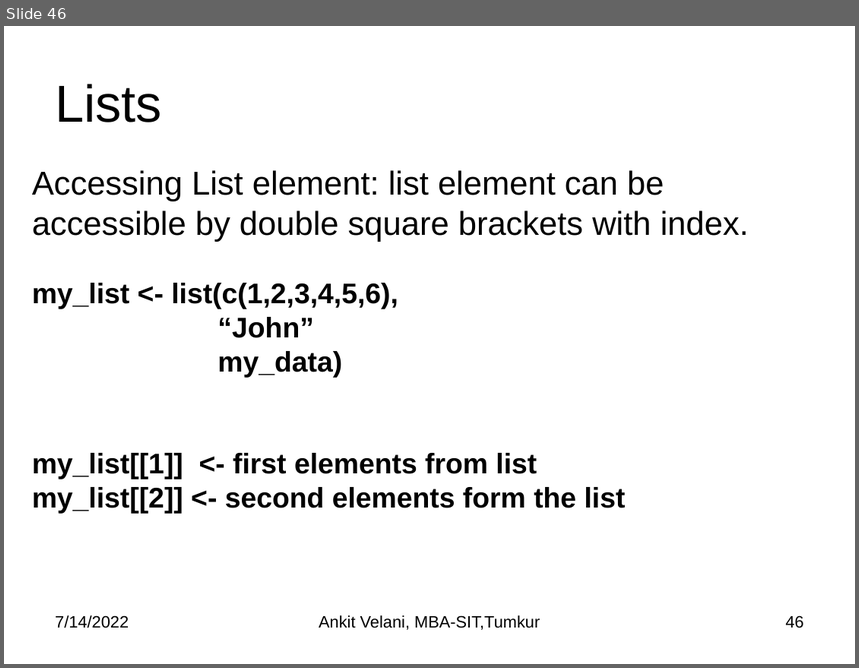
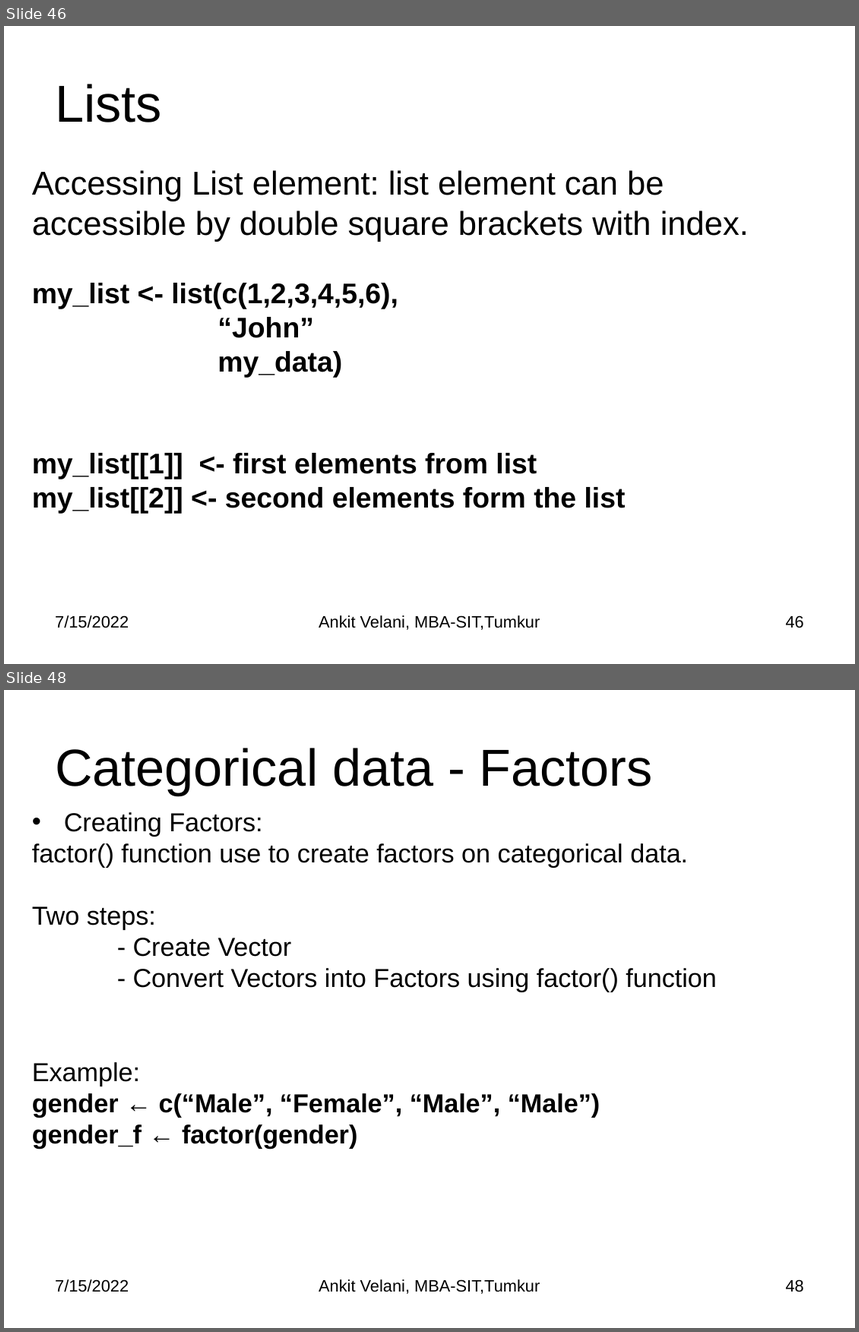
Before and after one commit to sitmbadept/sitmbadept.github.io, a slide deck: R/Unit-3/Unit-3 R Programming.pptx. Shown one above the other, each under a label of ours: slide 46 before the commit, slides 46 and 48 after it; the slides between them are not shown. The pictures are 859x668 and 859x1332 pixels, drawn with LibreOffice and Linux fonts; fonts in the diff are those of the drawing. Boxes give left, top, right and bottom in pixels: in the first picture for what was removed or moved away, otherwise in the second. Text is boxed around its words. In the diff, an @@ line names an element or a change of style, - is before the commit and + after.

```diff
--- a/R/Unit-3/Unit-3 R Programming.pptx
+++ b/R/Unit-3/Unit-3 R Programming.pptx
@@ slide 48 added at <box>4,690,855,1328</box>, background #FFFFFF @@
@@ title added at <box>55,748,653,796</box>, 44 pt, text #000000 @@
+Categorical data - Factors
@@ text added at <box>32,812,717,1148</box>, 22 pt, text #000000 @@
+• Creating Factors:
+factor() function use to create factors on categorical data.
+Two steps:
+- Create Vector
+- Convert Vectors into Factors using factor() function
+Example:
+gender ← c(“Male”, “Female”, “Male”, “Male”)
+gender_f ← factor(gender)
@@ text added at <box>55,1280,129,1293</box>, 14 pt, text #000000 @@
+7/15/2022
@@ text added at <box>319,1280,540,1294</box>, 14 pt, text #000000 @@
+Ankit Velani, MBA-SIT,Tumkur
@@ page number added at <box>786,1280,804,1293</box>, 14 pt, text #000000 @@
+48
@@ slide 46 changed as well @@
@@ text at <box>55,616,129,629</box>: text changed @@
-7/14/2022
+7/15/2022
```
Also in this commit, not shown: 44 other slides changed, 4 other slides added.
